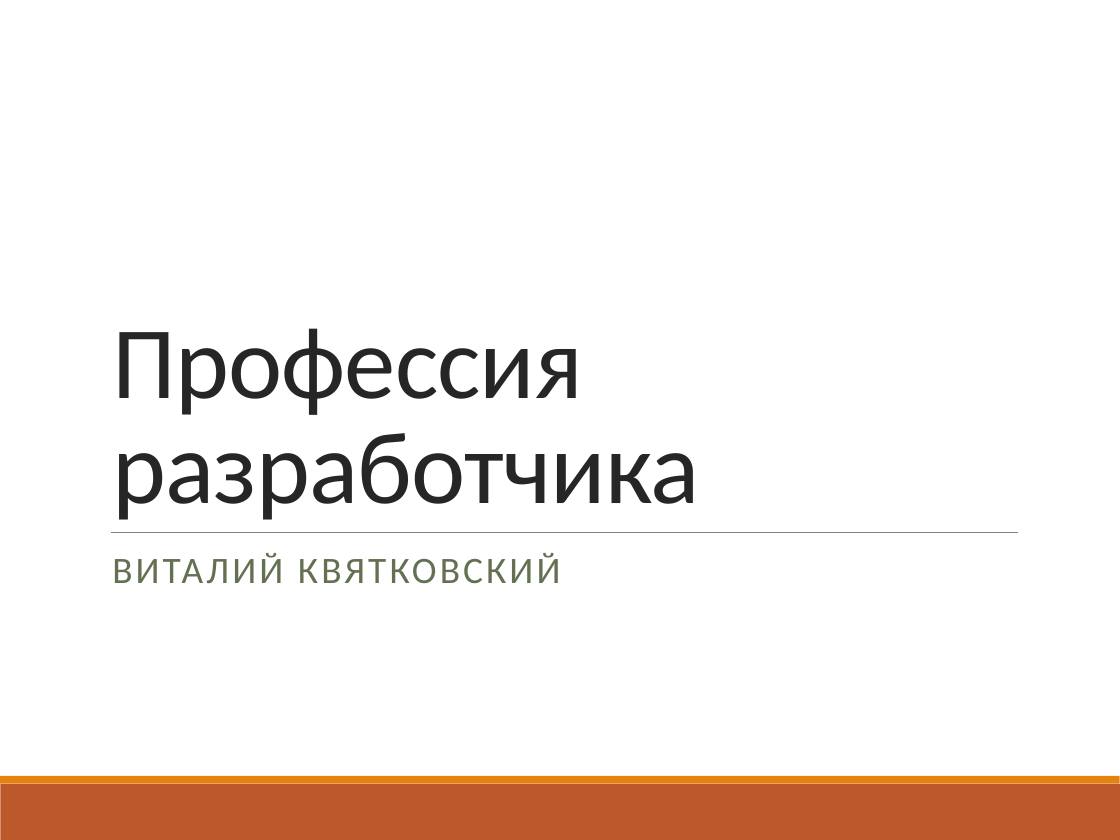
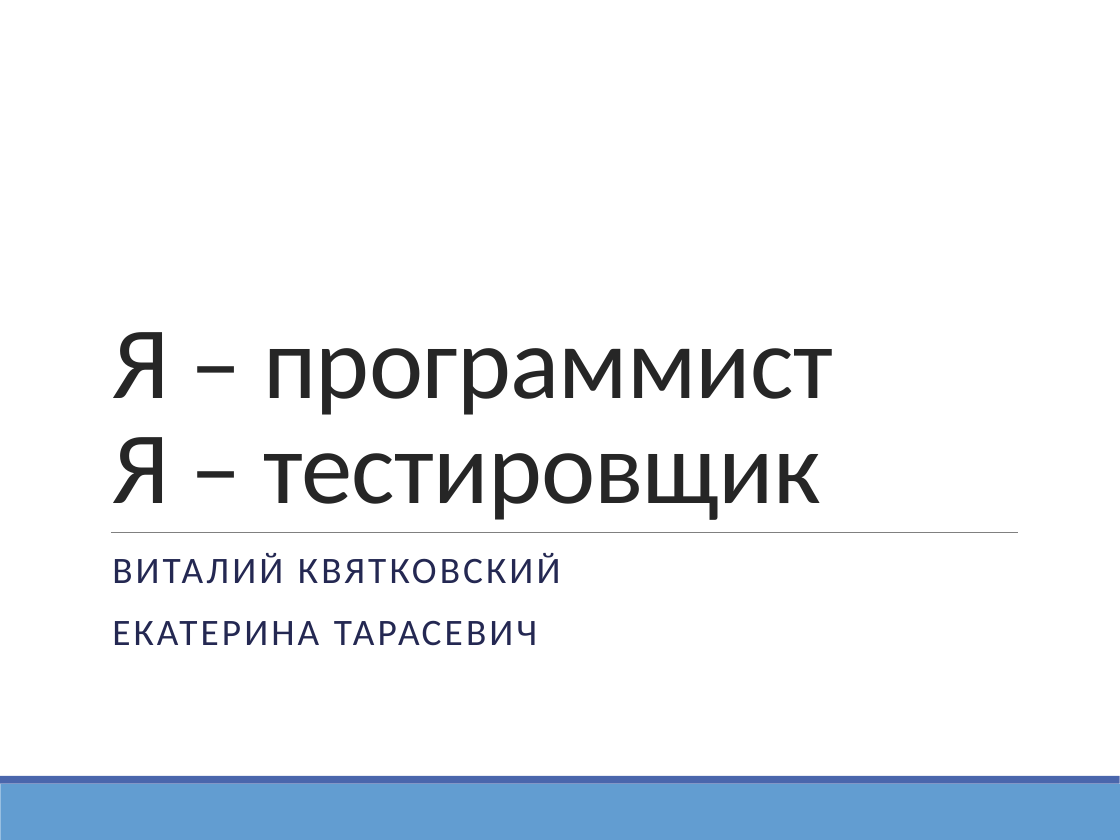
Before and after one commit to vitali-kviatkouski/personal, a slide deck: slide 1 of epamkids/EPAMKids.pptx. Drawn at 1120x840 pixels with LibreOffice and Linux fonts; fonts in the diff are those of the drawing. Boxes give left, top, right and bottom in pixels: in the first picture for what was removed or moved away, otherwise in the second. Text is boxed around its words. In the diff, an @@ line names an element or a change of style, - is before the commit and + after.

```diff
--- a/epamkids/EPAMKids.pptx
+++ b/epamkids/EPAMKids.pptx
@@ title at (112,332,833,520): text changed @@
-Профессия
-разработчика
+Я – программист
+Я – тестировщик
@@ subtitle at (112,553,561,584): text colour #637052 to #242852 in "ВИТАЛИЙ КВЯТКОВСКИЙ" @@
@@ subtitle at (112,620,537,646): paragraph added @@
+ЕКАТЕРИНА ТАРАСЕВИЧ
@@ rectangle at (0,776,1120,784): fill #E48312 to #4A66AC @@
@@ rectangle at (0,784,1120,840): fill #BD582C to #629DD1 @@
```
Also in this commit, not shown: 20 other slides changed, 3 slides added, 6 slides removed.
